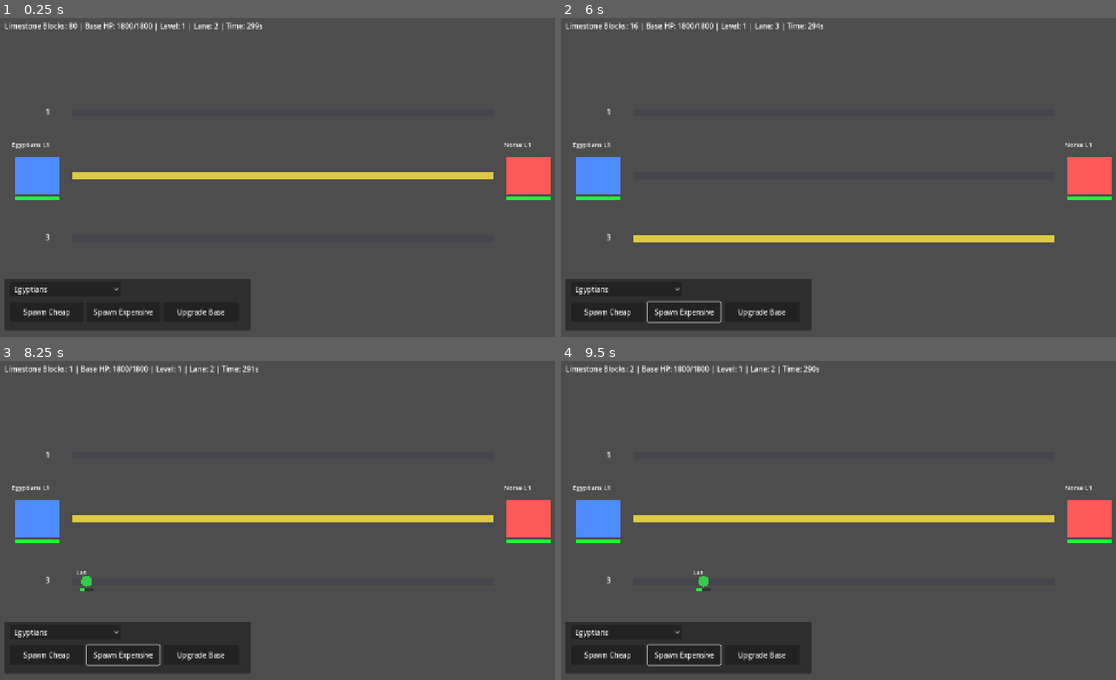
Above: before the commit, frames 1-4 (two rows, left to right).
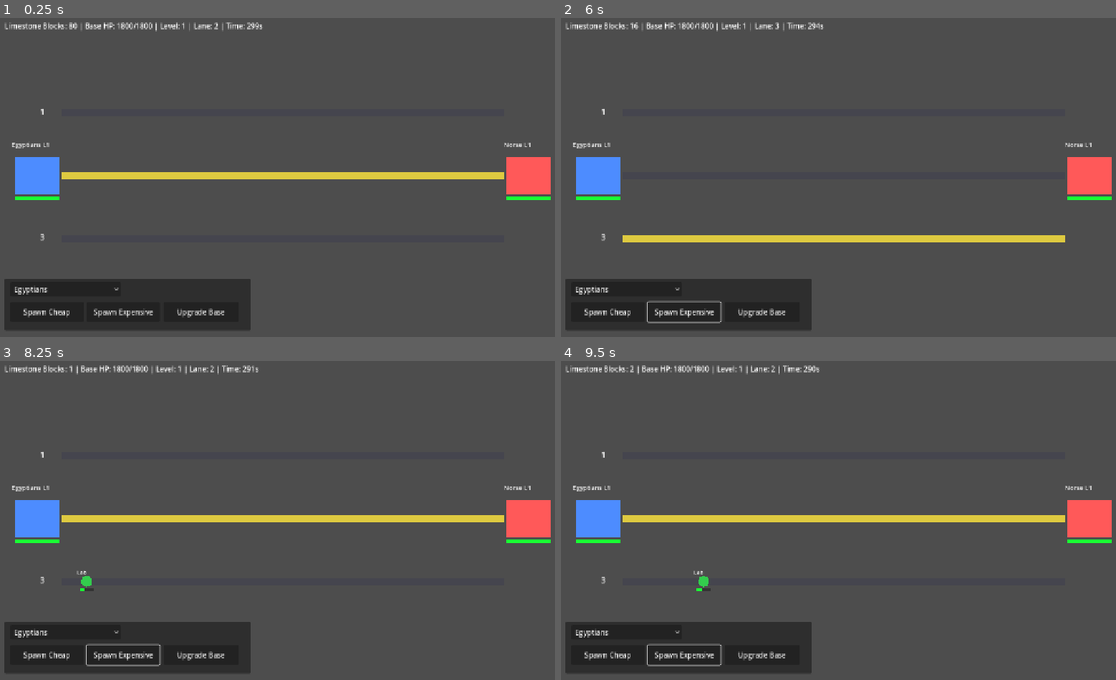
Above: after the commit, the same moments.

Repository: W0L1C/MyDominion
Game: Godot game, scene res://scenes/Main.tscn
The game is run twice, just before and just after one commit, with the same random seed, the same clock (stepped at 60 frames per second) and the same inputs.
Inputs (mouse positions are in pixels of both pictures, inside the frame that each line leads up to):
- Up to frame 1 (0.25 s): no input
- Up to frame 2 (6 s): click "Egyptians" at 0.5 s; click "Upgrade Base" at 1.25 s; click "Spawn Cheap" at 2 s; click "Spawn Expensive" at 2.75 s; tap Enter at 3.5, 5 s; move the mouse to (971, 158) at 3.52 s; hold U (upgrade_base) 3.53-4.28 s; tap 1 (spawn_cheap) at 3.6, 5.1 s; click (971, 158) at 3.67 s; tap Space at 4.25, 5.75 s; move the mouse to (727, 190) at 4.27 s; tap 2 (spawn_expensive) at 4.35, 5.85 s; move the mouse to (899, 104) at 5.02 s; hold U (upgrade_base) from 5.03 s (still down); move the mouse to (816, 241) at 5.77 s; click (816, 241) at 5.92 s
- Up to frame 3 (8.25 s): tap Enter at 6.5 s; move the mouse to (455, 568) at 6.52 s; release U (upgrade_base) at 6.53 s; tap 1 (spawn_cheap) at 6.6, 8.1 s; tap Space at 7.25 s; move the mouse to (111, 469) at 7.27 s; tap 2 (spawn_expensive) at 7.35 s; move the mouse to (310, 517) at 8.02 s; click (310, 517) at 8.17 s
- Up to frame 4 (9.5 s): move the mouse to (755, 437) at 8.77 s; hold U (upgrade_base) from 8.78 s (still down); tap 2 (spawn_expensive) at 8.85 s

The runs differ from the first frame. In frame 1, 0.1% of the frame differs, in the area x 7-91%, y 28-70%; in frame 2, 0.1%; in frame 3, 0.1%; in frame 4, 0.1%.

Commit message:
Fix base targeting and wire Egyptian base level textures

Diff:
--- a/scripts/main.gd
+++ b/scripts/main.gd
@@ -4,12 +4,11 @@
 const BaseScene := preload("res://scenes/Base.tscn")
 
 const LANE_Y: Array[float] = [220.0, 360.0, 500.0]
-const LANE_START_X: float = 170.0
-const LANE_END_X: float = 1110.0
 const PLAYER_SPAWN_X: float = 190.0
 const ENEMY_SPAWN_X: float = 1090.0
 const MATCH_TIME: float = 300.0
 const UNIT_CAP: int = 10
+const BASE_HALF_WIDTH: float = 56.0
 
 var player_civ: String = "Egyptians"
 var player_resource: float = 80.0
@@ -92,14 +91,26 @@
 	resource_timer.start(1.0)
 	queue_redraw()
 
+func _lane_start_x() -> float:
+	if player_base == null:
+		return 150.0
+	return player_base.position.x + BASE_HALF_WIDTH
+
+func _lane_end_x() -> float:
+	if enemy_base == null:
+		return 1130.0
+	return enemy_base.position.x - BASE_HALF_WIDTH
+
 func _draw() -> void:
+	var start_x: float = _lane_start_x()
+	var end_x: float = _lane_end_x()
 	for i: int in range(LANE_Y.size()):
 		var y: float = LANE_Y[i]
 		var lane_color: Color = Color(0.26, 0.26, 0.31, 0.7)
 		if i == selected_lane:
 			lane_color = Color(0.9, 0.82, 0.25, 0.95)
-		draw_line(Vector2(LANE_START_X, y), Vector2(LANE_END_X, y), lane_color, 14.0)
-		draw_string(ThemeDB.fallback_font, Vector2(LANE_START_X - 60.0, y + 4.0), str(i + 1), HORIZONTAL_ALIGNMENT_LEFT, 30.0, 16, Color.WHITE)
+		draw_line(Vector2(start_x, y), Vector2(end_x, y), lane_color, 14.0)
+		draw_string(ThemeDB.fallback_font, Vector2(start_x - 48.0, y + 4.0), str(i + 1), HORIZONTAL_ALIGNMENT_LEFT, 30.0, 16, Color.WHITE)
 
 func _setup_bases() -> void:
 	if player_base:
@@ -114,10 +125,7 @@
 	enemy_base.side = "enemy"
 	player_base.set_civ_data(player_civ, float(civ_data[player_civ]["start_hp"]))
 	enemy_base.set_civ_data("Norse", float(civ_data["Norse"]["start_hp"]))
-	if player_civ == "Egyptians":
-		player_base.set_visual(_resolve_egyptian_base_texture())
-	else:
-		player_base.set_visual(null)
+	_update_player_base_visual()
 	add_child(player_base)
 	add_child(enemy_base)
 	player_generation = float(civ_data[player_civ]["generation"][0])
@@ -132,12 +140,20 @@
 	elapsed = 0.0
 	game_over = false
 
-func _resolve_egyptian_base_texture() -> Texture2D:
+func _update_player_base_visual() -> void:
+	if player_civ == "Egyptians":
+		player_base.set_visual(_resolve_egyptian_base_texture(player_upgrade_level))
+	else:
+		player_base.set_visual(null)
+
+func _resolve_egyptian_base_texture(level: int) -> Texture2D:
+	var level_index: int = clampi(level, 1, 3)
 	var candidates: Array[String] = [
-		"res://assets/egyptian_base.png",
-		"res://assets/EgyptianBase.png",
-		"res://assets/egypt/base.png",
-		"res://egyptian_base.png"
+		"res://sprites/Egypt/Egypt_Base_%d.png" % level_index,
+		"res://sprites/Egypt/EgyptBase_%d.png" % level_index,
+		"res://sprites/Egypt_Base_%d.png" % level_index,
+		"res://assets/egyptian_base_%d.png" % level_index,
+		"res://assets/egyptian_base.png"
 	]
 	for path: String in candidates:
 		if ResourceLoader.exists(path):
@@ -168,8 +184,10 @@
 		_select_lane_from_position(event.position)
 
 func _select_lane_from_position(pos: Vector2) -> void:
+	var start_x: float = _lane_start_x()
+	var end_x: float = _lane_end_x()
 	for i: int in range(LANE_Y.size()):
-		if absf(pos.y - LANE_Y[i]) <= 45.0 and pos.x >= LANE_START_X and pos.x <= LANE_END_X:
+		if absf(pos.y - LANE_Y[i]) <= 45.0 and pos.x >= start_x and pos.x <= end_x:
 			selected_lane = i
 			queue_redraw()
 			return
@@ -226,14 +244,22 @@
 	u.position = Vector2(PLAYER_SPAWN_X if side == "player" else ENEMY_SPAWN_X, LANE_Y[lane])
 	add_child(u)
 
+func _distance_to_target(u: Unit, target: Node2D) -> float:
+	if target is BaseBuilding:
+		var base_edge_x: float = target.position.x - BASE_HALF_WIDTH if u.owner_side == "player" else target.position.x + BASE_HALF_WIDTH
+		return absf(base_edge_x - u.position.x)
+	return u.position.distance_to(target.position)
+
 func _update_units(delta: float) -> void:
+	var start_x: float = _lane_start_x()
+	var end_x: float = _lane_end_x()
 	for c: Node in get_children():
 		if c is not Unit:
 			continue
 		var u: Unit = c
 		var target: Node2D = _find_target_for(u)
 		if target != null:
-			if u.position.distance_to(target.position) <= u.attack_range + 8.0 and u.can_attack():
+			if _distance_to_target(u, target) <= u.attack_range + 8.0 and u.can_attack():
 				var dealt: float = u.damage + _ally_damage_bonus(u)
 				if target is Unit:
 					target.take_damage(dealt)
@@ -250,7 +276,7 @@
 			if u.class_id == "Romans":
 				speed_bonus = player_road_speed_bonus if u.owner_side == "player" else enemy_road_speed_bonus
 			u.position.x += dir * (u.move_speed + speed_bonus) * delta
-			u.position.x = clampf(u.position.x, LANE_START_X, LANE_END_X)
+			u.position.x = clampf(u.position.x, start_x, end_x)
 		if player_base.hp <= 0.0:
 			_end_game("Defeat")
 		if enemy_base.hp <= 0.0:
@@ -271,8 +297,8 @@
 	if best != null and best_dist <= u.attack_range + 8.0:
 		return best
 	var base_target: BaseBuilding = enemy_base if u.owner_side == "player" else player_base
-	var base_edge_x: float = base_target.position.x - 50.0 if u.owner_side == "player" else base_target.position.x + 50.0
-	if absf(base_edge_x - u.position.x) <= u.attack_range + 8.0:
+	var base_dist: float = _distance_to_target(u, base_target)
+	if base_dist <= u.attack_range + 8.0:
 		return base_target
 	return null
 
@@ -307,6 +333,7 @@
 		return
 	player_upgrade_level += 1
 	player_base.level = player_upgrade_level
+	_update_player_base_visual()
 	_apply_upgrade_effect("player", player_civ)
 	player_upgrade_in_progress = false
 
